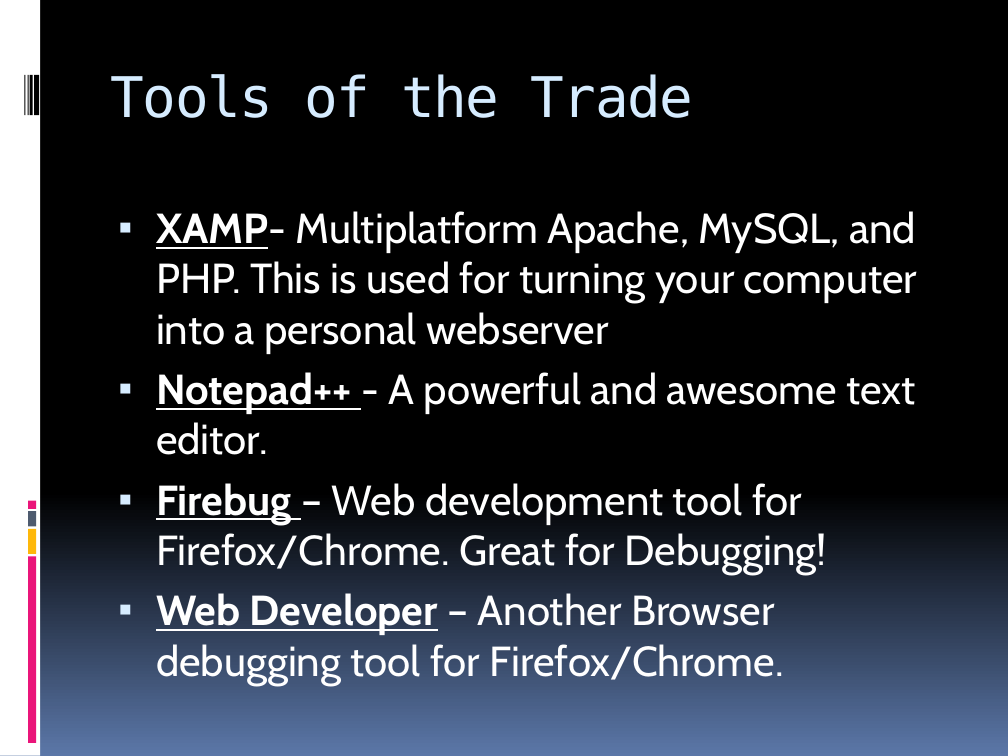
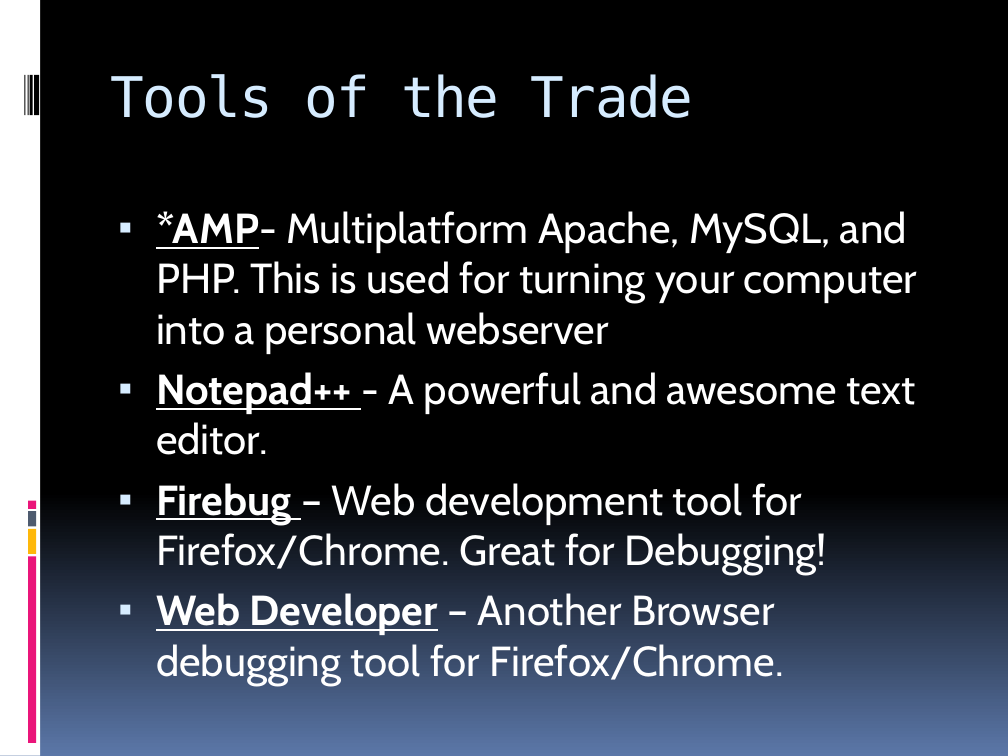
Before and after one commit to icssc-projects/WebDevWorkshop, a slide deck: slide 3 of Web Dev Workshop.pptx. Drawn at 1008x756 pixels with LibreOffice and Linux fonts; fonts in the diff are those of the drawing. Boxes give left, top, right and bottom in pixels: in the first picture for what was removed or moved away, otherwise in the second. Text is boxed around its words. In the diff, an @@ line names an element or a change of style, - is before the commit and + after.

```diff
--- a/Web Dev Workshop.pptx
+++ b/Web Dev Workshop.pptx
@@ text at (156, 211, 917, 354): text changed @@
-▪ XAMP- Multiplatform Apache, MySQL, and PHP. This is used for turning your computer into a personal webserver
+▪ *AMP- Multiplatform Apache, MySQL, and PHP. This is used for turning your computer into a personal webserver
```
Also in this commit, not shown: 3 other slides changed, 1 slide added.
